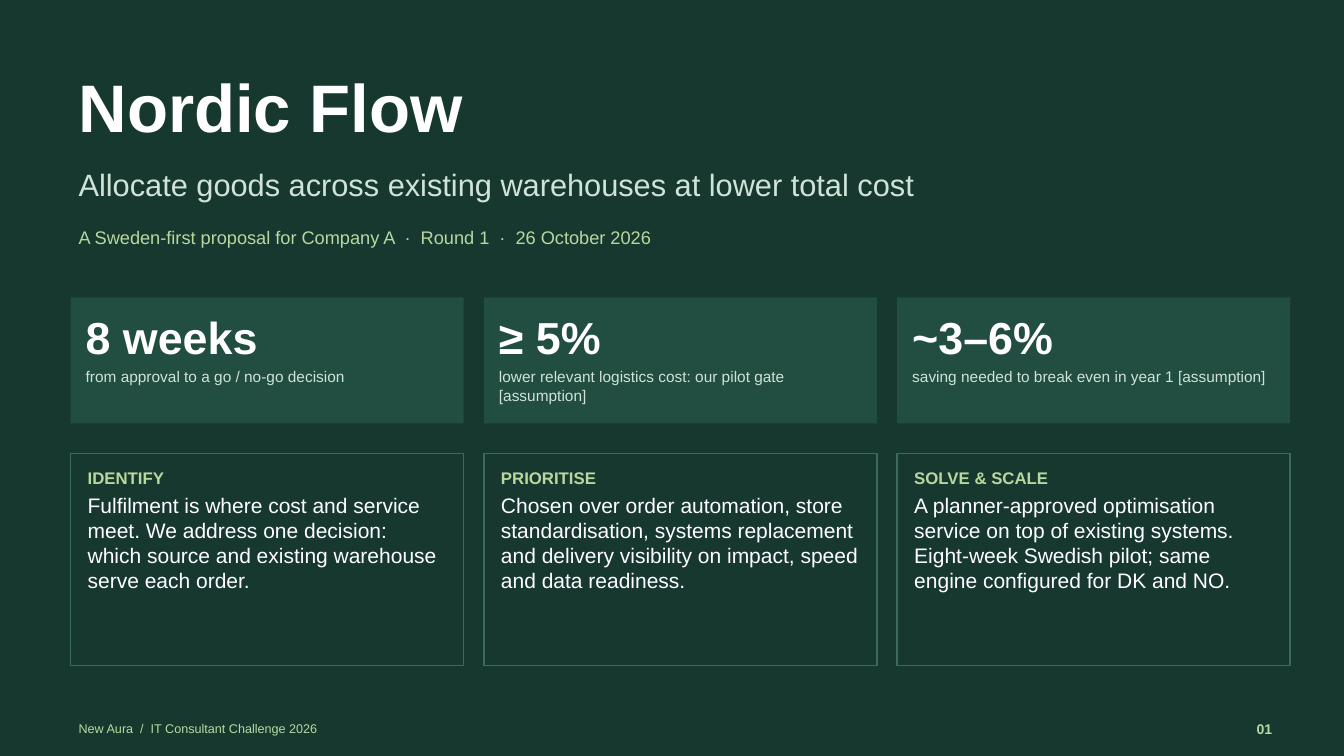
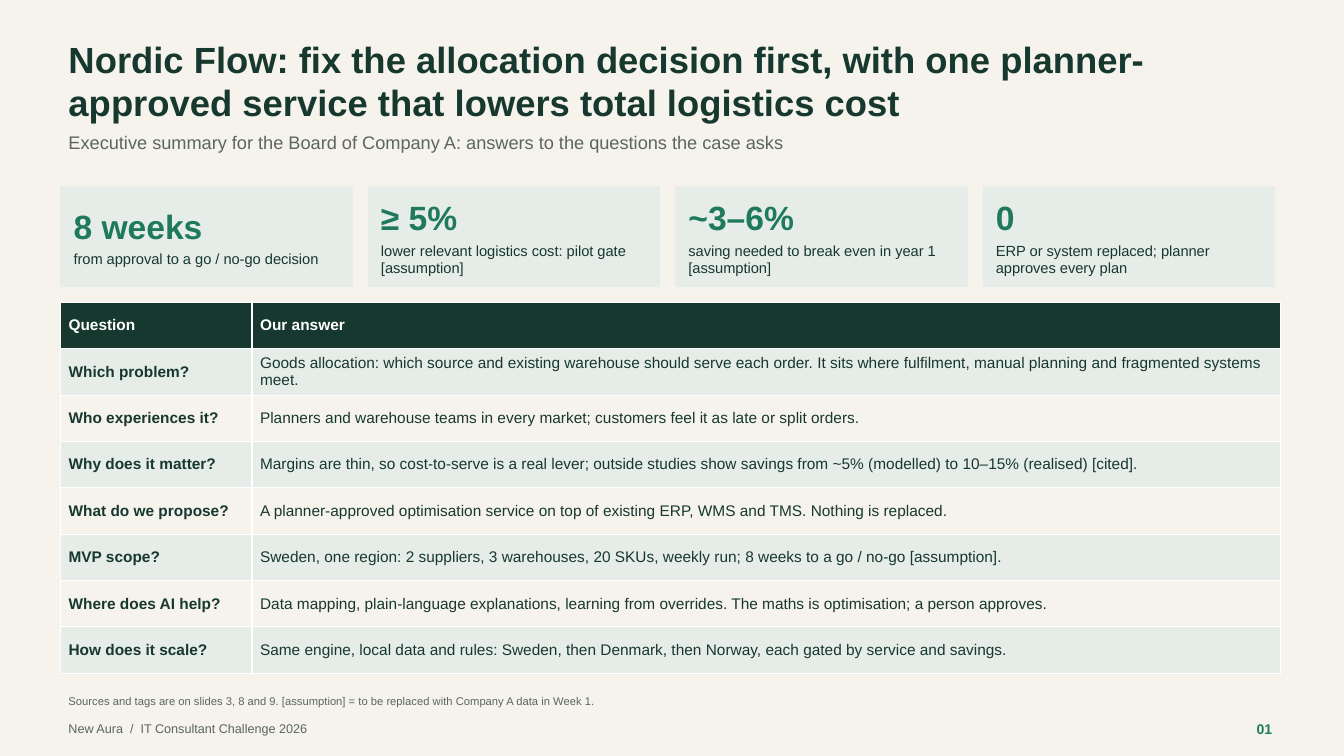
Before and after one commit to tuankiet18-dev/IT-consultant, a slide deck: slide 1 of proposal/final/NEW AURA.pptx. Drawn at 1344x756 pixels with LibreOffice and Linux fonts; fonts in the diff are those of the drawing. Boxes give left, top, right and bottom in pixels: in the first picture for what was removed or moved away, otherwise in the second. Text is boxed around its words. In the diff, an @@ line names an element or a change of style, - is before the commit and + after.

```diff
--- a/proposal/final/NEW AURA.pptx
+++ b/proposal/final/NEW AURA.pptx
@@ background #17382F to #F5F3EC @@
@@ text "Nordic Flow: fix the allocation ..." at (x1=68, y1=46, x2=1144, y2=124): vertical alignment top to middle @@
@@ text at (x1=68, y1=46, x2=1144, y2=124): text changed; size 48 to 26 pt; text colour #FFFFFF to #17382F @@
-Nordic Flow
+Nordic Flow: fix the allocation decision first, with one planner-approved service that lowers total logistics cost
@@ text at (x1=68, y1=136, x2=783, y2=153): text changed; size 22 to 13 pt; text colour #CFE3D8 to #5B6561 @@
-Allocate goods across existing warehouses at lower total cost
+Executive summary for the Board of Company A: answers to the questions the case asks
@@ rectangle "8 weeks" resized from (x1=71, y1=297, x2=464, y2=423) to (x1=60, y1=187, x2=353, y2=287) @@
@@ rectangle "8 weeks" at (x1=60, y1=187, x2=353, y2=287): size 32 to 24 pt, text colour #FFFFFF to #1F7A5C in "8 weeks"; size 11 to 10.5 pt, text colour #CFE3D8 to #17382F in "from approval to a go / no-go ..."; vertical alignment top to middle; fill #224D41 to #E6ECE7 @@
@@ rectangle "≥ 5%" resized from (x1=484, y1=297, x2=877, y2=423) to (x1=368, y1=187, x2=660, y2=287) @@
@@ rectangle "≥ 5%" at (x1=368, y1=187, x2=660, y2=287): vertical alignment top to middle; fill #224D41 to #E6ECE7 @@
@@ text in rectangle at (x1=409, y1=206, x2=458, y2=231): size 32 to 24 pt, text colour #FFFFFF to #1F7A5C in "≥ 5%" @@
@@ rectangle "~3–6%" resized from (x1=897, y1=297, x2=1291, y2=423) to (x1=676, y1=187, x2=968, y2=287) @@
@@ rectangle "~3–6%" at (x1=676, y1=187, x2=968, y2=287): size 32 to 24 pt, text colour #FFFFFF to #1F7A5C in "~3–6%"; size 11 to 10.5 pt, text colour #CFE3D8 to #17382F in "saving needed to break even in year ..."; vertical alignment top to middle; fill #224D41 to #E6ECE7 @@
@@ rectangle added at (x1=983, y1=187, x2=1275, y2=287), fill #E6ECE7, 10.5 pt, text #17382F @@
+0
+ERP or system replaced; planner approves every plan
@@ text in rectangle at (x1=381, y1=245, x2=625, y2=276): text changed; size 11 to 10.5 pt; text colour #CFE3D8 to #17382F @@
-lower relevant logistics cost: our pilot gate [assumption]
+lower relevant logistics cost: pilot gate [assumption]
@@ table added at (x1=60, y1=302, x2=1280, y2=674), 8 rows, 2 columns @@
+Question | Our answer
+Which problem? | Goods allocation: which source and existing warehouse should serve each order. It sits where fulfilment, manual planning and fragmented systems meet.
+Who experiences it? | Planners and warehouse teams in every market; customers feel it as late or split orders.
+Why does it matter? | Margins are thin, so cost-to-serve is a real lever; outside studies show savings from ~5% (modelled) to 10–15% (realised) [cited].
+What do we propose? | A planner-approved optimisation service on top of existing ERP, WMS and TMS. Nothing is replaced.
+MVP scope? | Sweden, one region: 2 suppliers, 3 warehouses, 20 SKUs, weekly run; 8 weeks to a go / no-go [assumption].
+Where does AI help? | Data mapping, plain-language explanations, learning from overrides. The maths is optimisation; a person approves.
+How does it scale? | Same engine, local data and rules: Sweden, then Denmark, then Norway, each gated by service and savings.
@@ rectangle removed at (x1=71, y1=454, x2=464, y2=665) @@
-IDENTIFY
-Fulfilment is where cost and service meet. We address one decision: which source and existing warehouse serve each order.
@@ rectangle removed at (x1=484, y1=454, x2=877, y2=665) @@
-PRIORITISE
-Chosen over order automation, store standardisation, systems replacement and delivery visibility on impact, speed and data readiness.
@@ rectangle removed at (x1=897, y1=454, x2=1291, y2=665) @@
-SOLVE & SCALE
-A planner-approved optimisation service on top of existing systems. Eight-week Swedish pilot; same engine configured for DK and NO.
@@ text "Sources and tags are on ..." at (x1=68, y1=697, x2=594, y2=707): vertical alignment top to bottom @@
@@ text "New Aura / IT Consultant ..." moved from (x1=79, y1=724, x2=317, y2=736) to (x1=68, y1=724, x2=307, y2=736) @@
@@ text "New Aura / IT Consultant ..." at (x1=68, y1=724, x2=307, y2=736): text colour #B8D8A0 to #5B6561 @@
@@ text at (x1=68, y1=697, x2=594, y2=707): text changed; size 13 to 8 pt; text colour #B8D8A0 to #5B6561 @@
-A Sweden-first proposal for Company A · Round 1 · 26 October 2026
+Sources and tags are on slides 3, 8 and 9. [assumption] = to be replaced with Company A data in Week 1.
@@ text "01" at (x1=1257, y1=724, x2=1273, y2=734): text colour #B8D8A0 to #1F7A5C @@
```
Also in this commit, not shown: 3 other slides changed, 1 other file.
